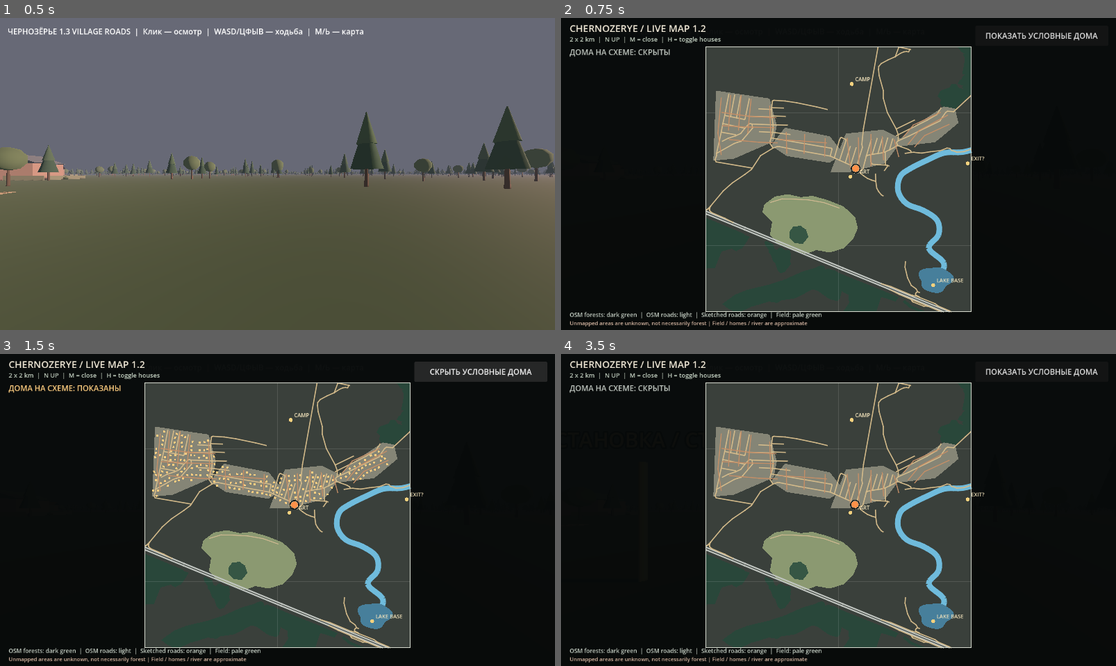
Above: before the commit, frames 1-4 (two rows, left to right).
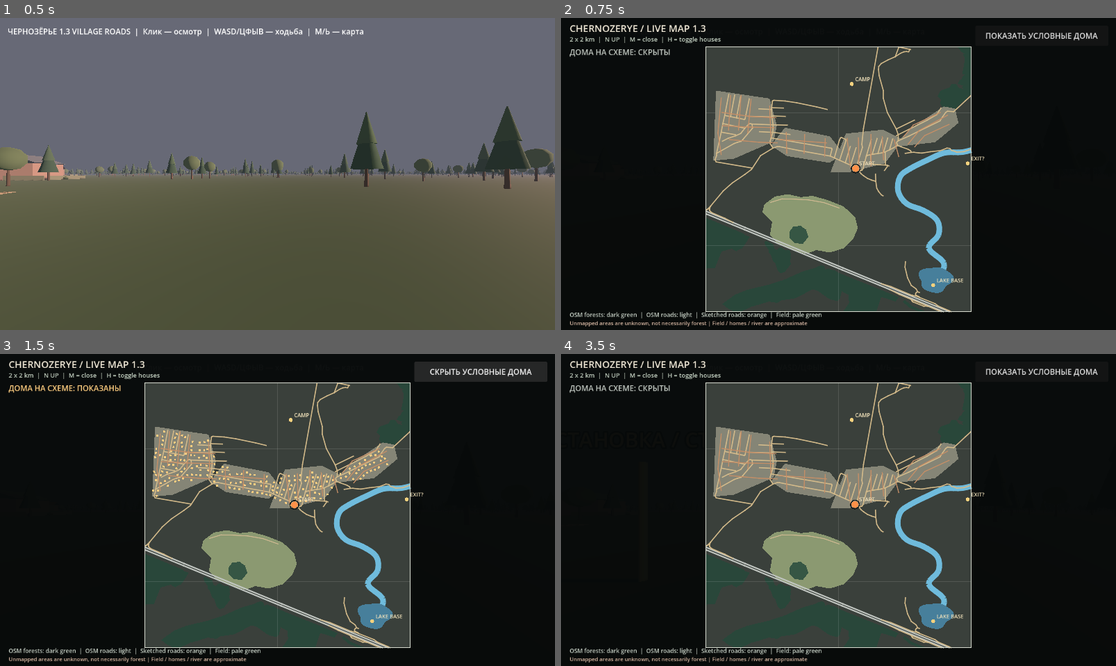
Above: after the commit, the same moments.

Repository: blacklambcult/chernozerye
Game: Godot game, scene res://main.tscn
Same seed, same stepped clock (60 frames per second), same inputs: the game is played once before the commit and once after it.
Inputs (mouse positions are in pixels of both pictures, inside the frame that each line leads up to):
- Up to frame 1 (0.5 s): no input
- Up to frame 2 (0.75 s): tap Enter at 0.5 s; move the mouse to (960, 158) at 0.52 s; hold D from 0.53 s (still down); tap M at 0.6 s; click (960, 158) at 0.67 s
- Up to frame 3 (1.5 s): tap Space at 0.77 s; release D at 1.25 s; click "ПОКАЗАТЬ УСЛОВНЫЕ ДОМА" at 1.25 s
- Up to frame 4 (3.5 s): click "СКРЫТЬ УСЛОВНЫЕ ДОМА" at 2 s; tap Space at 2.75, 3.02 s; move the mouse to (727, 525) at 2.77 s; hold S from 2.78 s (still down); tap Shift at 2.85 s

Frame 1 is identical in both runs. In frame 2, less than 0.1% of the frame differs, in the area x 25-57%, y 2-52%; in frame 3, less than 0.1%; in frame 4, less than 0.1%.

Commit message:
ui: align start marker with OSM-road spawn and bump overview version

Diff:
--- a/godot/live_map_v08.gd
+++ b/godot/live_map_v08.gd
@@ -143,7 +143,7 @@
             _line(path, Color("#c58e66"), 1.7)
     draw_rect(Rect2(nw, se - nw), Color("#d7dbcf"), false, 2.0)
     var marks := [
-        [Vector2(90, 20), "START"],
+        [Vector2(130, 82), "START"],
         [Vector2(100, 720), "CAMP"],
         [Vector2(715, -800), "LAKE BASE"],
         [Vector2(975, 120), "EXIT?"]
@@ -156,7 +156,7 @@
         var p := _map_pos(Vector2(player.position.x, -player.position.z))
         draw_circle(p, 7.0, Color("#ff9149"))
         draw_arc(p, 9.0, 0.0, TAU, 24, Color("#191d1b"), 2.0)
-    _text(Vector2(18, 29), "CHERNOZERYE / LIVE MAP 1.2", Color("#f2ead8"), 20)
+    _text(Vector2(18, 29), "CHERNOZERYE / LIVE MAP 1.3", Color("#f2ead8"), 20)
     _text(Vector2(18, 49), "2 x 2 km  |  N UP  |  M = close  |  H = toggle houses", Color("#c2cfc0"))
     var house_status := "ДОМА НА СХЕМЕ: ПОКАЗАНЫ" if show_houses else "ДОМА НА СХЕМЕ: СКРЫТЫ"
     _text(Vector2(18, 77), house_status, Color("#ffce80") if show_houses else Color("#c0c7c0"), 16)
